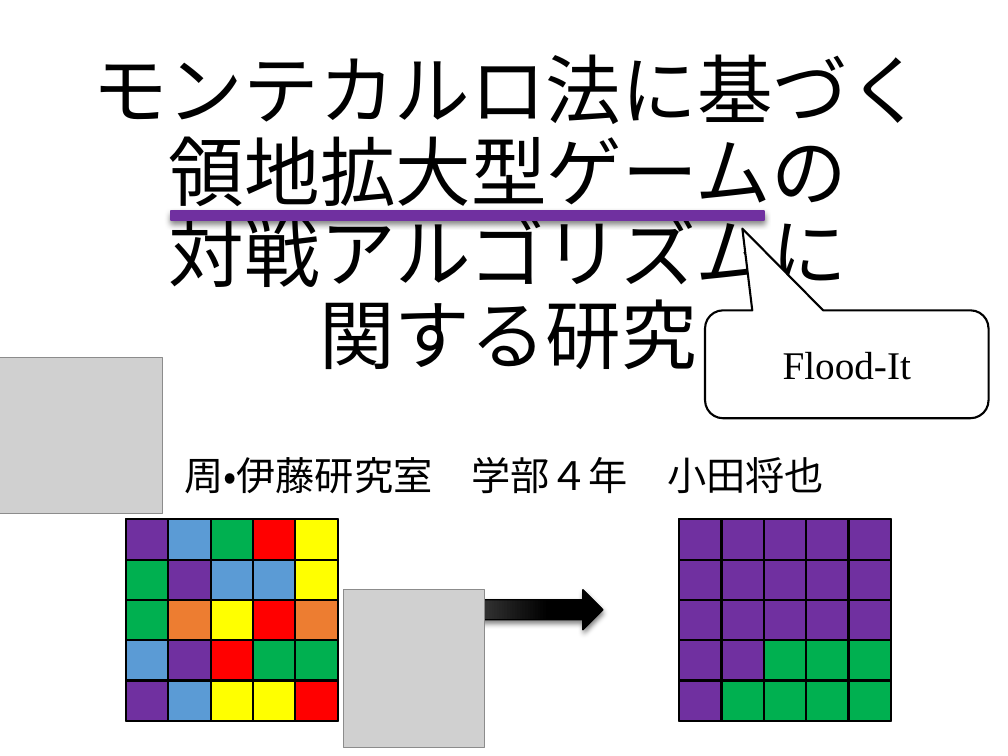
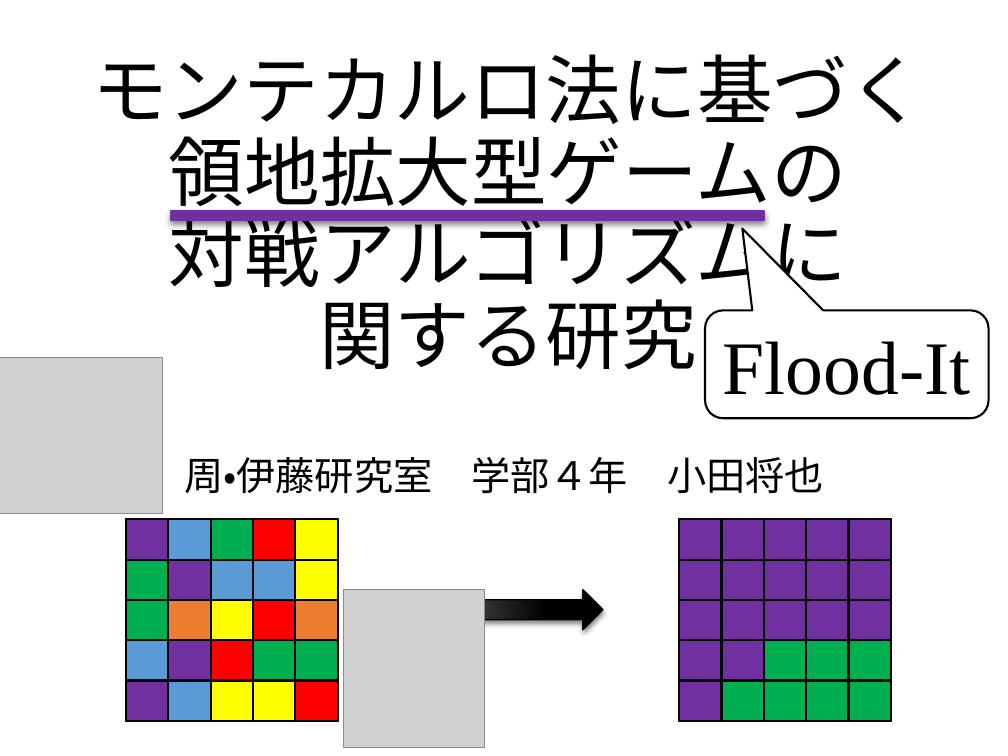
Before and after one commit to MasayaOda/SR, a slide deck: slide 1 of 小田卒論発表 - コピー.pptx. Drawn at 1008x756 pixels with LibreOffice and Linux fonts; fonts in the diff are those of the drawing; grey boxes stand for pictures. Boxes give left, top, right and bottom in pixels: in the first picture for what was removed or moved away, otherwise in the second. Text is boxed around its words. In the diff, an @@ line names an element or a change of style, - is before the commit and + after.

```diff
--- a/小田卒論発表 - コピー.pptx
+++ b/小田卒論発表 - コピー.pptx
@@ rounded speech box "Flood-It" at (705,310,988,418): size 28 to 54 pt @@
```
Also in this commit, not shown: 24 other slides changed, 1 slide added.
